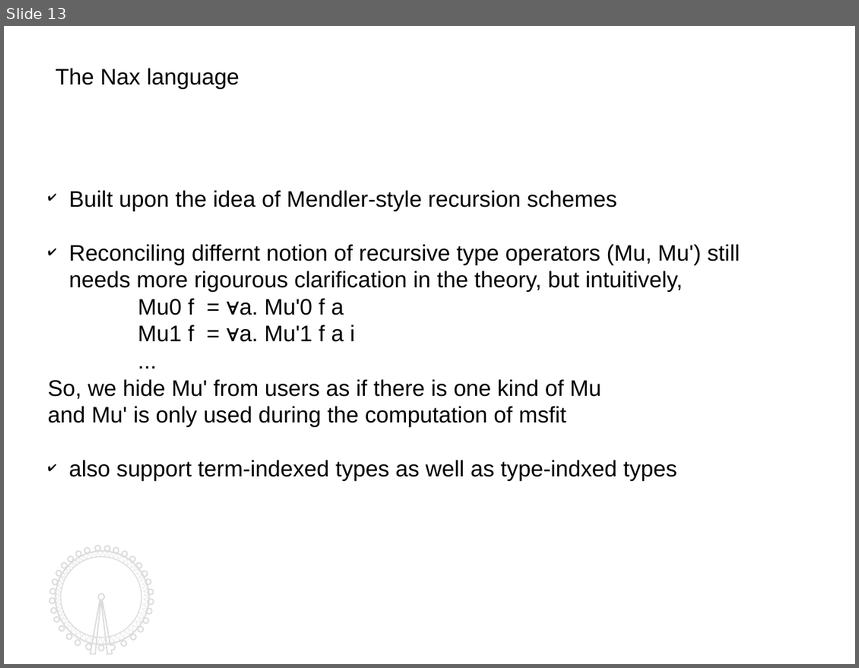
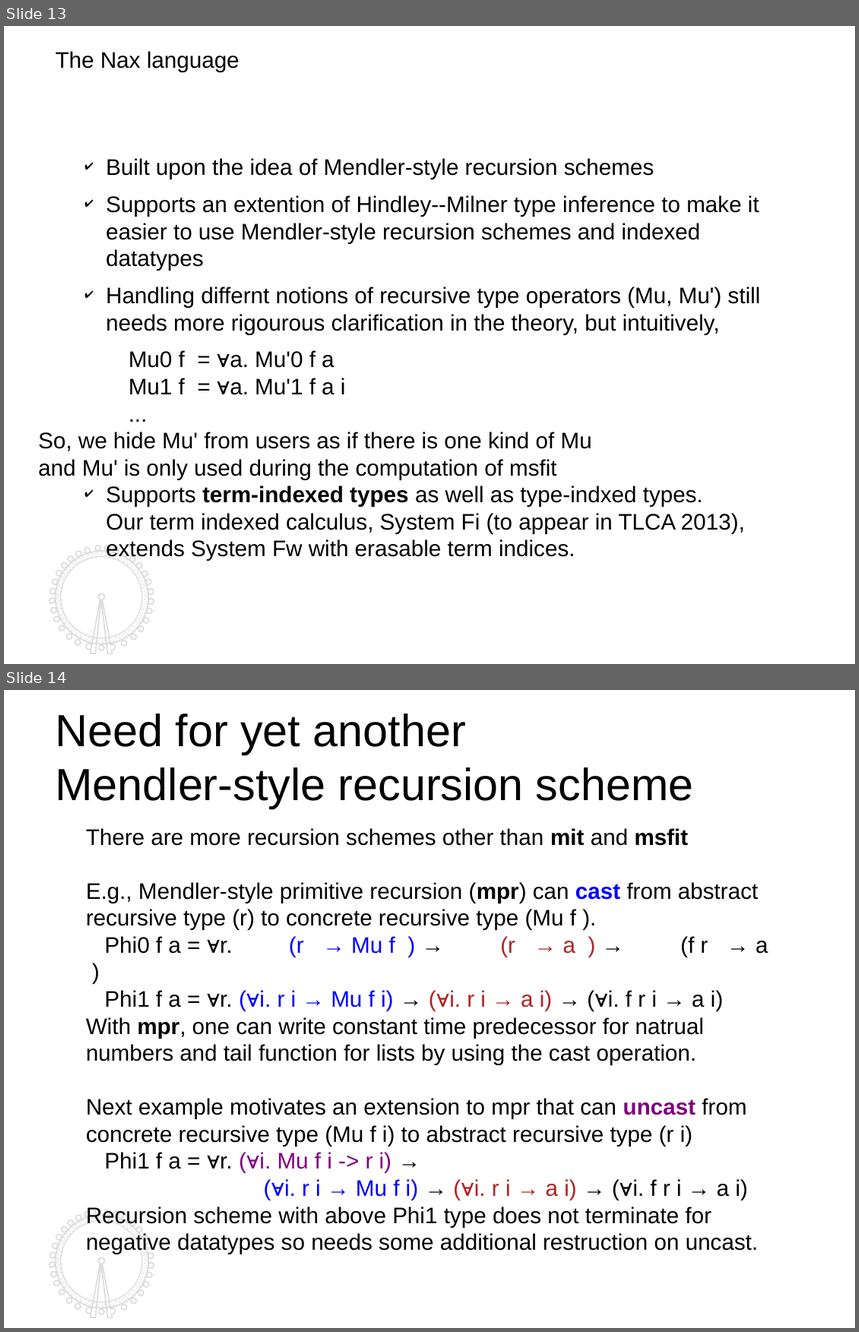
Before and after one commit to kyagrd/nax, a slide deck: trunk/draft/TYPES13/ppt/myslide.odp. Shown one above the other, each under a label of ours: slide 13 before the commit, slides 13 and 14 after it. The pictures are 859x668 and 859x1332 pixels, drawn with LibreOffice and Linux fonts; fonts in the diff are those of the drawing. Boxes give left, top, right and bottom in pixels: in the first picture for what was removed or moved away, otherwise in the second. Text is boxed around its words. In the diff, an @@ line names an element or a change of style, - is before the commit and + after.

```diff
--- a/trunk/draft/TYPES13/ppt/myslide.odp
+++ b/trunk/draft/TYPES13/ppt/myslide.odp
@@ slide 14 added at box(4, 690, 855, 1328), background #FFFFFF; not listed: 4 template elements that a slide beside it also shows @@
@@ text added at box(56, 714, 694, 809), 36 pt, text #000000 @@
+Need for yet another
+Mendler-style recursion scheme
@@ text added at box(86, 828, 768, 1255), 18 pt, text #000000 @@
+There are more recursion schemes other than mit and msfit
+E.g., Mendler-style primitive recursion (mpr) can cast from abstract recursive type (r) to concrete recursive type (Mu f ).
+Phi0 f a = ∀r. (r → Mu f ) → (r → a ) → (f r → a )
+Phi1 f a = ∀r. (∀i. r i → Mu f i) → (∀i. r i → a i) → (∀i. f r i → a i)
+With mpr, one can write constant time predecessor for natrual numbers and tail function for lists by using the cast operation.
+Next example motivates an extension to mpr that can uncast from concrete recursive type (Mu f i) to abstract recursive type (r i)
+Phi1 f a = ∀r. (∀i. Mu f i -> r i) →
+(∀i. r i → Mu f i) → (∀i. r i → a i) → (∀i. f r i → a i)
+Recursion scheme with above Phi1 type does not terminate for negative datatypes so needs some additional restruction on uncast.
@@ slide 13 changed as well @@
@@ text "The Nax language": place and size @@
-text "The Nax language" at box(56, 68, 240, 89)
+text "The Nax language" at box(56, 51, 240, 72)
@@ text "Built upon the idea of ...": place and size @@
-text "Built upon the idea of ..." at box(48, 190, 740, 481)
+text "Built upon the idea of ..." at box(38, 158, 761, 561)
@@ text at box(106, 158, 655, 180): indent changed; more space between paragraphs @@
@@ text at box(106, 195, 761, 335): text changed @@
-✔ Reconciling differnt notion of recursive type operators (Mu, Mu') still needs more rigourous clarification in the theory, but intuitively,
+✔ Supports an extention of Hindley--Milner type inference to make it easier to use Mendler-style recursion schemes and indexed datatypes
+✔ Handling differnt notions of recursive type operators (Mu, Mu') still needs more rigourous clarification in the theory, but intuitively,
@@ text at box(106, 486, 745, 561): text changed @@
-✔ also support term-indexed types as well as type-indxed types
+✔ Supports term-indexed types as well as type-indxed types.
+  Our term indexed calculus, System Fi (to appear in TLCA 2013), extends System Fw with erasable term indices.
@@ outline redrawn in 3 elements at box(56, 552, 149, 645), box(49, 547, 154, 655), box(56, 552, 148, 645) @@
```
Also in this commit, not shown: 12 other slides changed, 3 other slides added, 2 slides removed, 2 other files.
